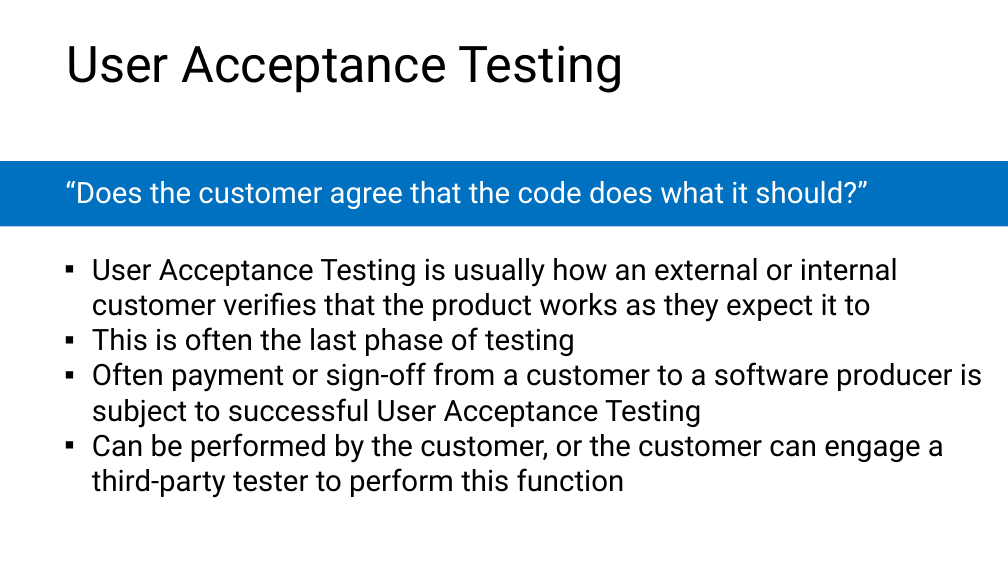
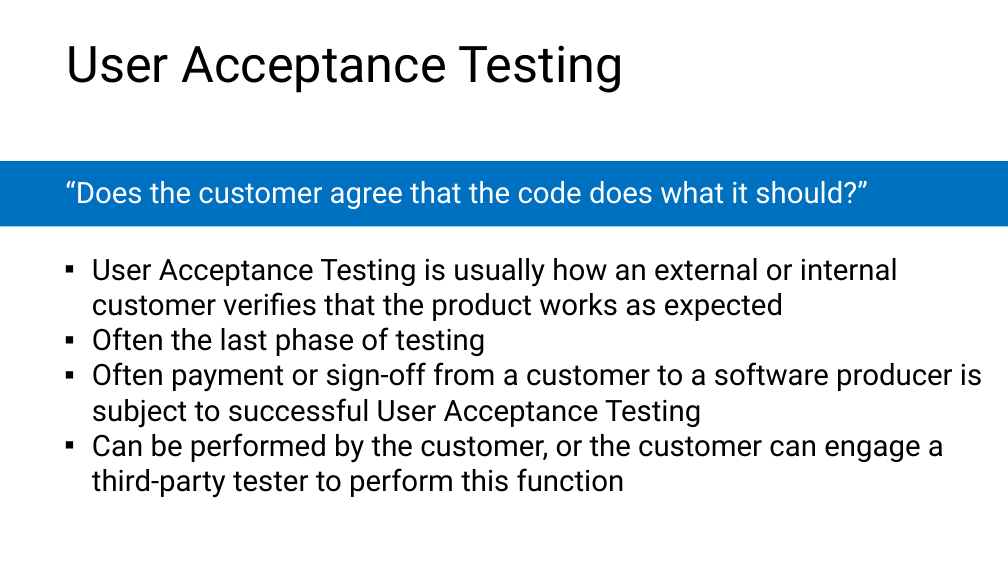
Before and after one commit to microsoft/AcademicContent, a slide deck: slide 14 of Complimentary Course Content/Module7/Lessons/Module7_Lesson6 Testing The Web Server Deployment.pptx. Drawn at 1008x567 pixels with LibreOffice and Linux fonts; fonts in the diff are those of the drawing. Boxes give left, top, right and bottom in pixels: in the first picture for what was removed or moved away, otherwise in the second. Text is boxed around its words. In the diff, an @@ line names an element or a change of style, - is before the commit and + after.

```diff
--- a/Complimentary Course Content/Module7/Lessons/Module7_Lesson6 Testing The Web Server Deployment.pptx
+++ b/Complimentary Course Content/Module7/Lessons/Module7_Lesson6 Testing The Web Server Deployment.pptx
@@ text at (92, 258, 898, 356): text changed @@
-  ▪ User Acceptance Testing is usually how an external or internal customer verifies that the product works as they expect it to
-  ▪ This is often the last phase of testing
+  ▪ User Acceptance Testing is usually how an external or internal customer verifies that the product works as expected
+  ▪ Often the last phase of testing
```
Also in this commit, not shown: 8 other slides changed, 5 other files.
